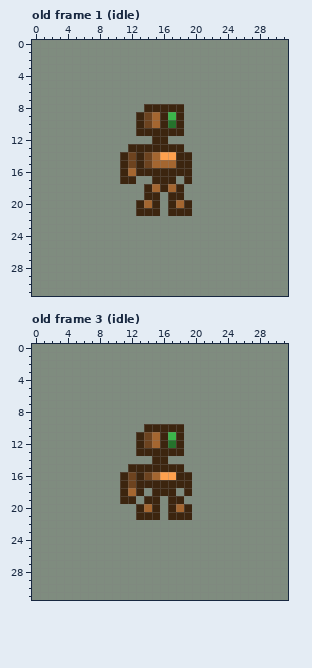
One commit to this pixel-art file: game/code/assets/art/enemies/viper/aseprite/Sprite-viper-animation-full.aseprite. This is how it looked before the edit.
32x32 pixels, 11 frames. Shown: old frame 1 (idle), old frame 3 (idle). The commit also changed other frames, which this record leaves out.
After:
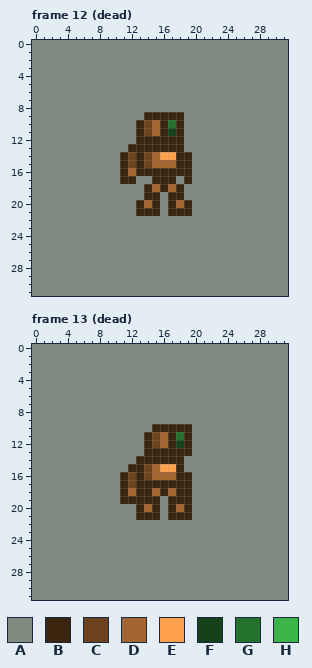
Palette (. is transparent): A #7f8c7f  B #3c250f  C #6d431f  D #a46630  E #ffa04d  F #154219  G #25722c  H #3bb44a
A new or re-ordered frame is compared with the old frame closest to it.
Edits made:
frames 11 -> 16
--- frame 12 (dead) is new; against old frame 1 (idle), layer "viper"
@@ x 11..20 @@
  7 AAAAAAAAAA
- 8 AAABBBBBAA
- 9 AABCDBHBAA
+ 8 AAAAAAAAAA
+ 9 AAABBBBBAA
 10 AABCDBGBAA
-11 AABBBBBBAA
-12 AAAABBAAAA
+11 AABCDBFBAA
+12 AABBBBBBAA
 13 ABBBBBBBAA
--- frame 13 (dead) is new; against old frame 3 (idle), layer "viper"
@@ x 11..21 @@
  9 AAAAAAAAAAA
-10 AAABBBBBAAA
-11 AABCDBHBAAA
-12 AABCDBGBAAA
-13 AABBBBBBAAA
-14 AAAABBAAAAA
-15 ABBBBBBBAAA
-16 BCBCDEEBBAA
+10 AAAABBBBBAA
+11 AAABCDBGBAA
+12 AAABCDBFBAA
+13 AAABBBBBBAA
+14 AABBBBBBAAA
+15 ABBCDEEBAAA
+16 BCBCDDDBBAA
 17 BCBBBBBBBAA
-18 BDBABBBABAA
-19 BBABBABBAAA
+18 BDBBDBDBBAA
+19 BBBBBABBBAA
 20 AABDBABDBAA
Pixel boxes of the changes (left, top, right, bottom) in both pictures:
changed: (136, 104, 184, 144)
changed: (136, 424, 192, 504)
